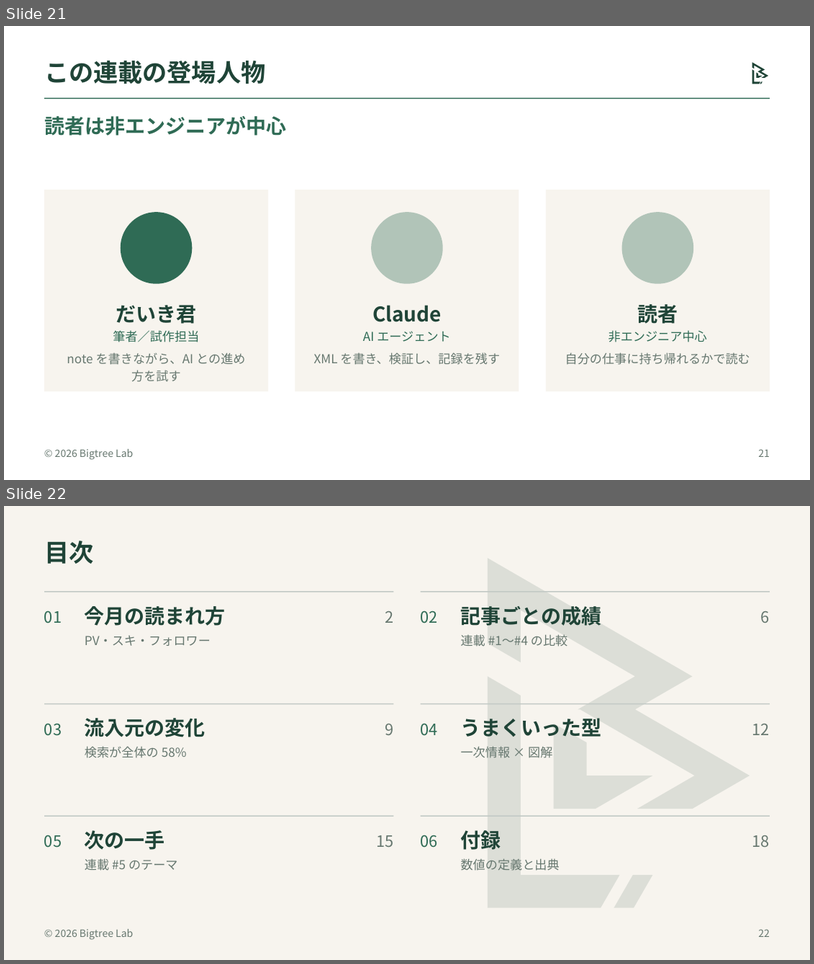
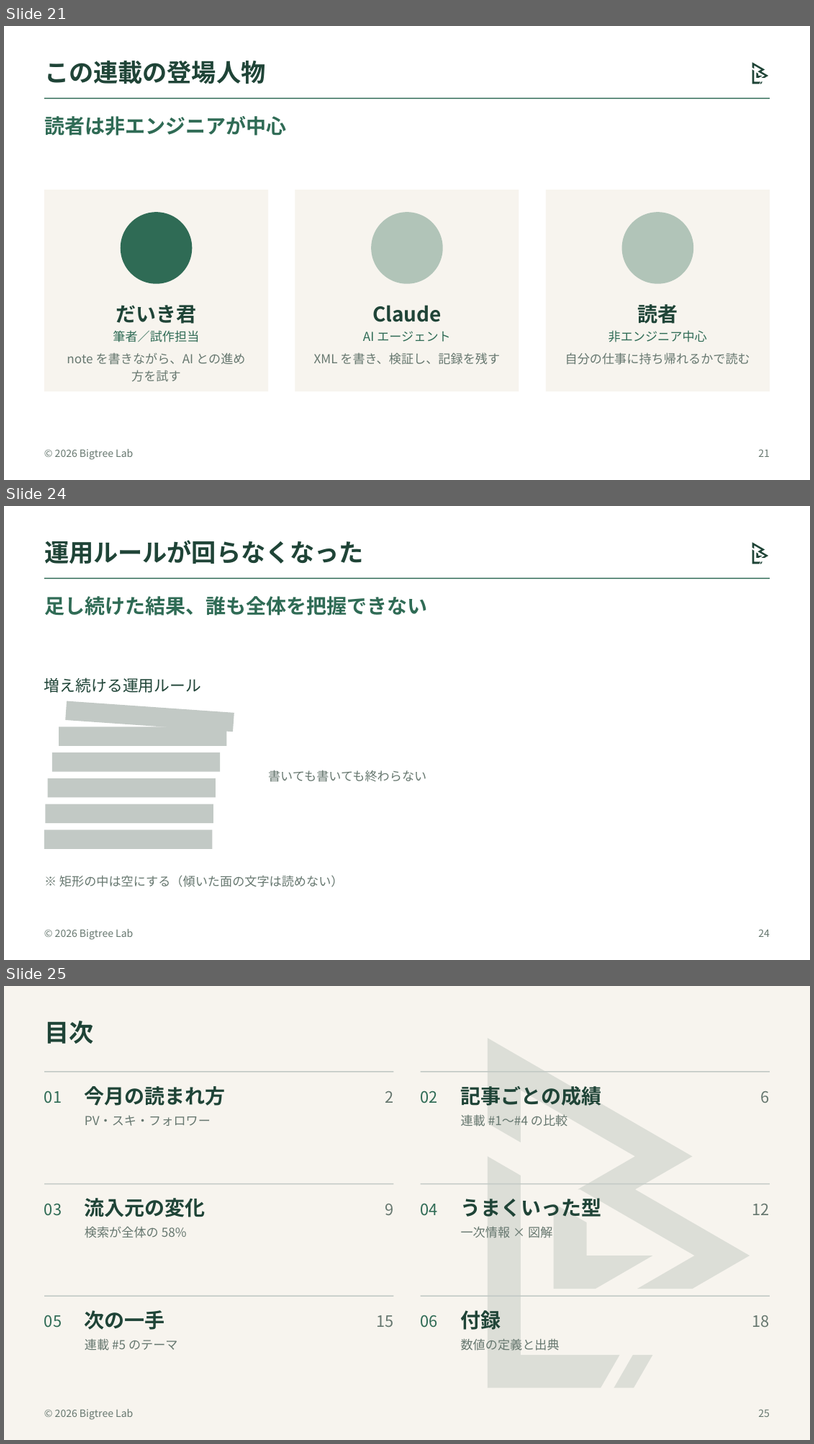
Before and after one commit to bigtree1984/office_3_apps_with_claude, a slide deck: bigtree/samples/bigtree_lab_organisms.pptx. Shown one above the other, each under a label of ours: slides 21 and 22 before the commit, slides 21, 24 and 25 after it; the slides between them are not shown. The pictures are 814x964 and 814x1444 pixels, drawn with LibreOffice and Linux fonts; fonts in the diff are those of the drawing. Boxes give left, top, right and bottom in pixels: in the first picture for what was removed or moved away, otherwise in the second. Text is boxed around its words. In the diff, an @@ line names an element or a change of style, - is before the commit and + after.

```diff
--- a/bigtree/samples/bigtree_lab_organisms.pptx
+++ b/bigtree/samples/bigtree_lab_organisms.pptx
@@ slide 24 added at (4, 506, 810, 960), background #FFFFFF; not listed: 3 template elements that a slide beside it also shows @@
@@ title added at (44, 540, 364, 564), 22 pt, text #1F4437, bold @@
+運用ルールが回らなくなった
@@ text added at (44, 596, 427, 615), 18 pt, text #2F6B55, bold @@
+足し続けた結果、誰も全体を把握できない
@@ group added at (44, 677, 427, 887): 6 rectangles, 3 texts @@
+増え続ける運用ルール
+書いても書いても終わらない
+※ 矩形の中は空にする（傾いた面の文字は読めない）
@@ page number added at (759, 929, 770, 937), 9 pt, text #66776F @@
+24
@@ what was slide 22 is now slide 25 @@
@@ page number at (759, 1409, 770, 1417): text changed @@
-22
+25
```
Also in this commit, not shown: 2 other slides added, 13 other files.
